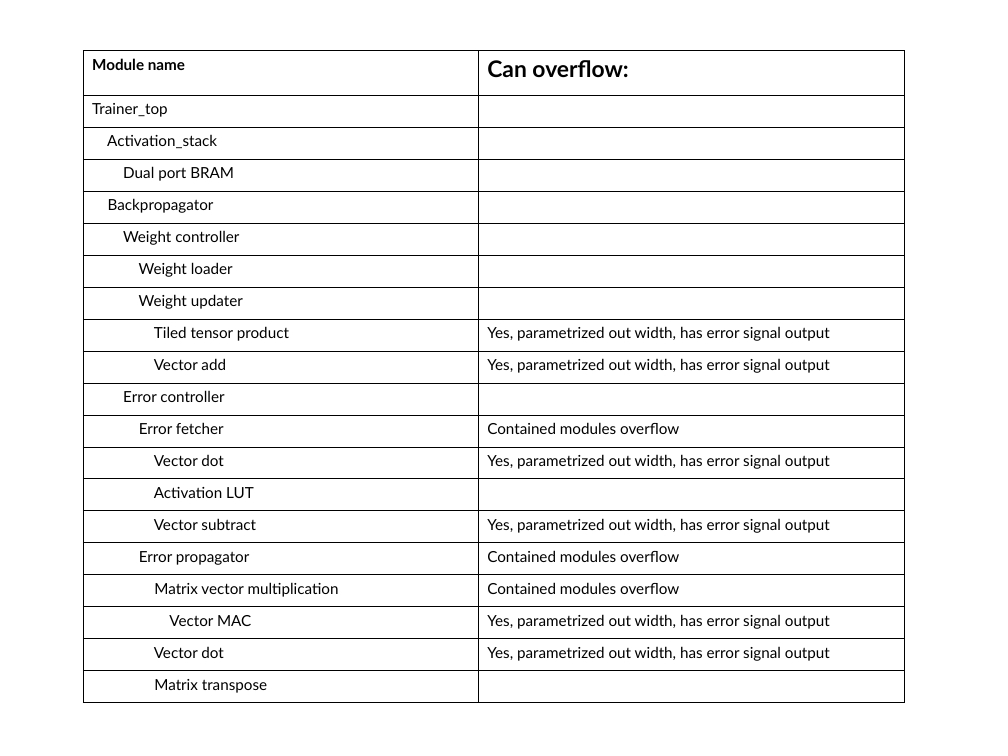
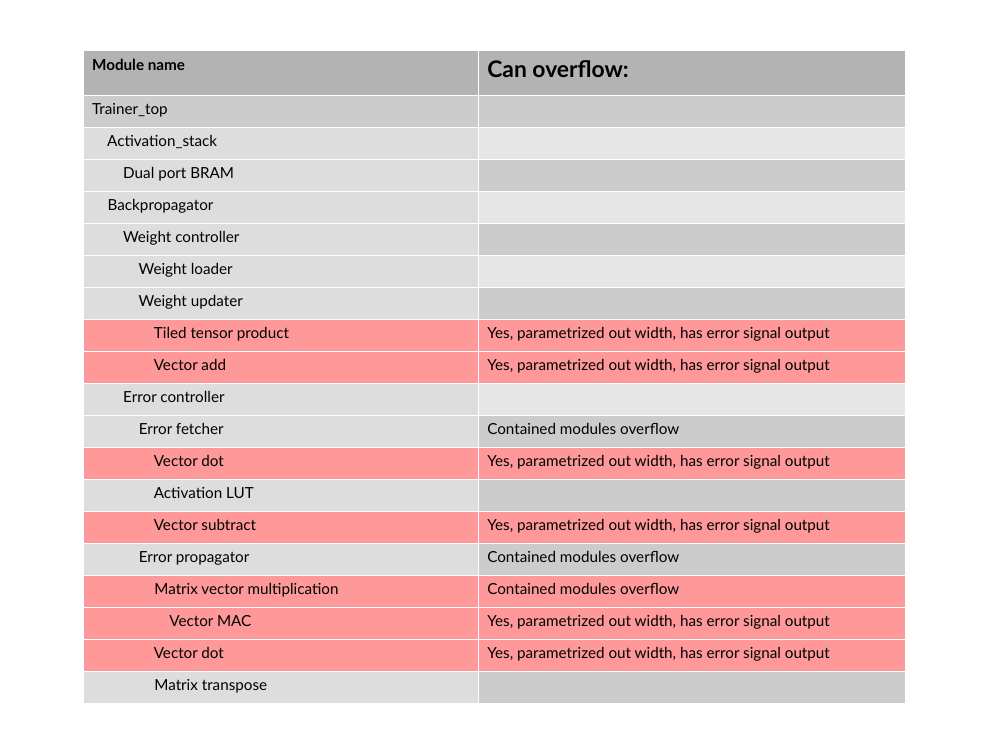
Before and after one commit to MihailoIsakov/layer_multiplex_nn, a slide deck: slide 2 of backpropagation/docs/doc.odp. Drawn at 1008x756 pixels with LibreOffice and Linux fonts; fonts in the diff are those of the drawing. Boxes give left, top, right and bottom in pixels: in the first picture for what was removed or moved away, otherwise in the second. Text is boxed around its words. In the diff, an @@ line names an element or a change of style, - is before the commit and + after.

```diff
--- a/backpropagation/docs/doc.odp
+++ b/backpropagation/docs/doc.odp
@@ table at [83, 50, 905, 702] @@
@@ fill none to #B3B3B3 in row 1 @@
@@ fill none to #CCCCCC in 3 cells @@
@@ fill none to #DDDDDD in 11 cells @@
@@ fill none to #FF9999 in 14 cells @@
@@ borders changed @@
```
Also in this commit, not shown: 6 other slides changed.
